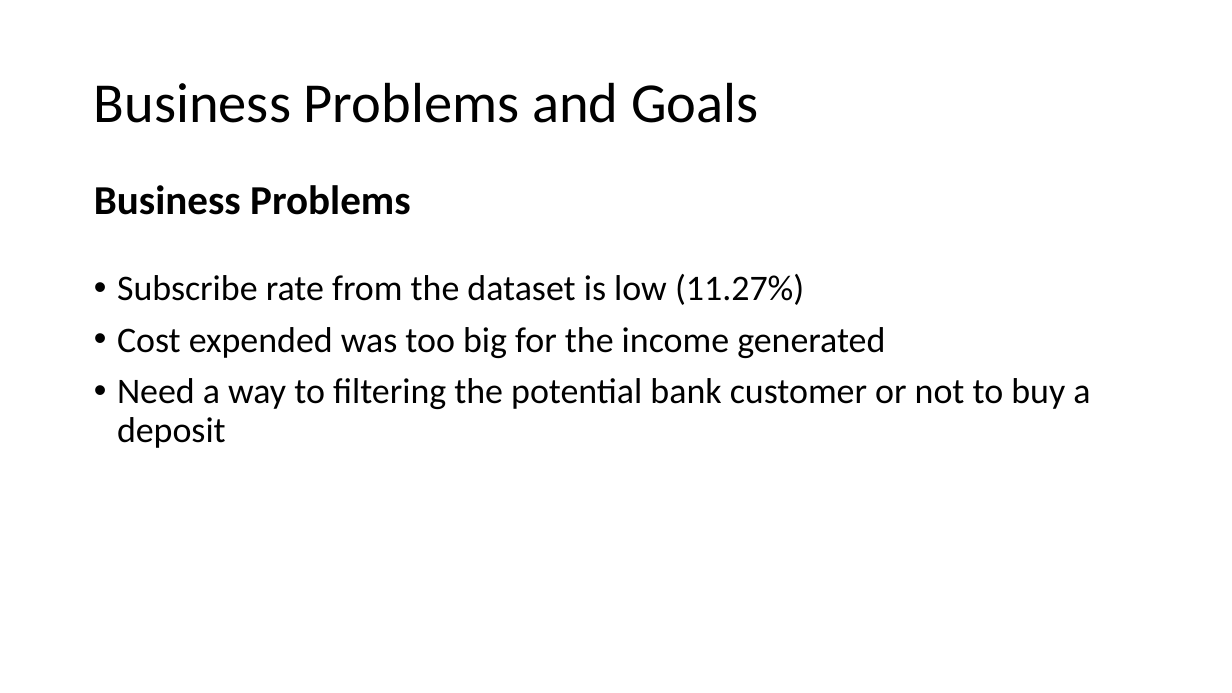
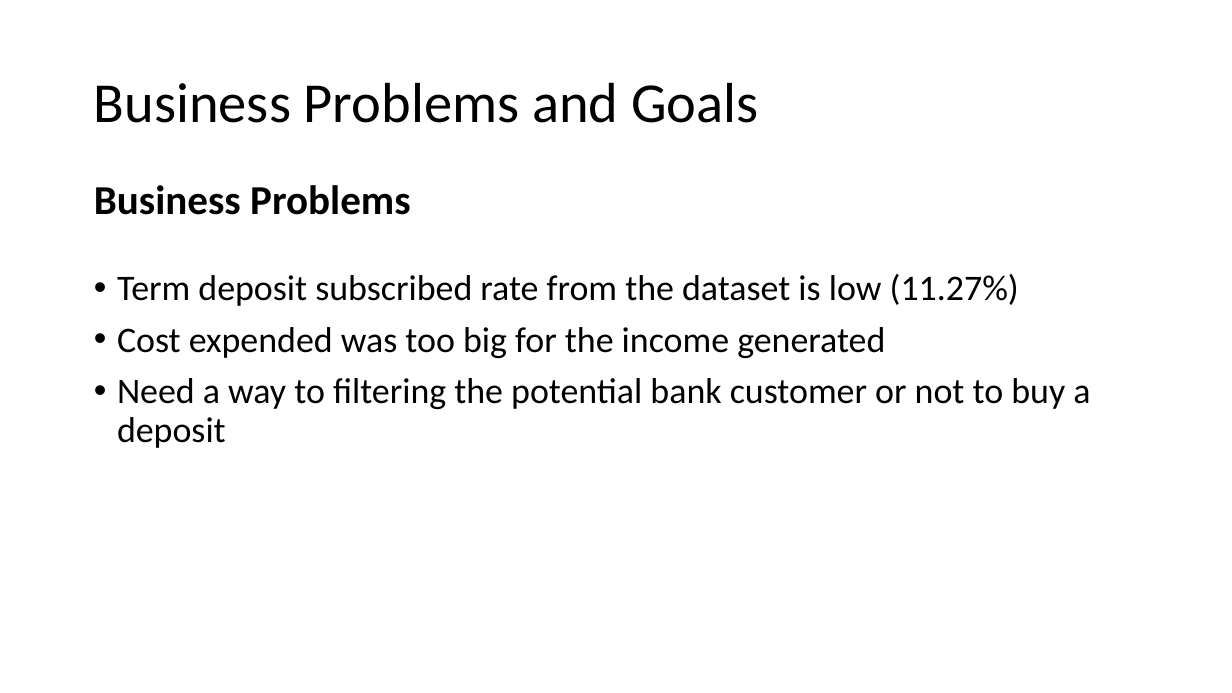
Before and after one commit to abdullahayas123/Tes-Model-Marketing-Scipy, a slide deck: slide 8 of Presentation-1.pptx (slide 7 before the commit). Drawn at 1232x693 pixels with LibreOffice and Linux fonts; fonts in the diff are those of the drawing. Boxes give left, top, right and bottom in pixels: in the first picture for what was removed or moved away, otherwise in the second. Text is boxed around its words. In the diff, an @@ line names an element or a change of style, - is before the commit and + after.

```diff
--- a/Presentation-1.pptx
+++ b/Presentation-1.pptx
@@ text at (117, 274, 1019, 306): text changed @@
-• Subscribe rate from the dataset is low (11.27%)
+• Term deposit subscribed rate from the dataset is low (11.27%)
```
Also in this commit, not shown: 14 other slides changed, 4 slides added, 1 slide removed.
